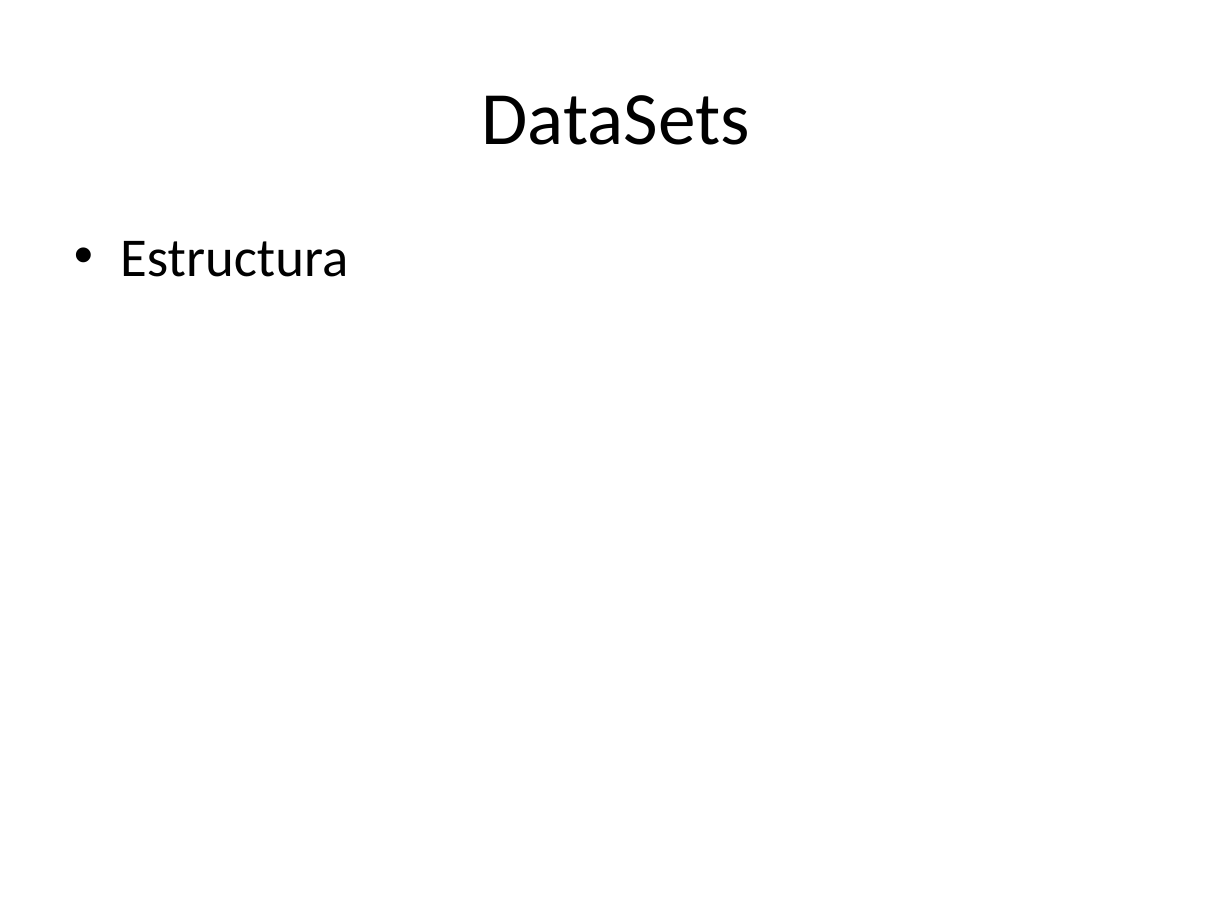
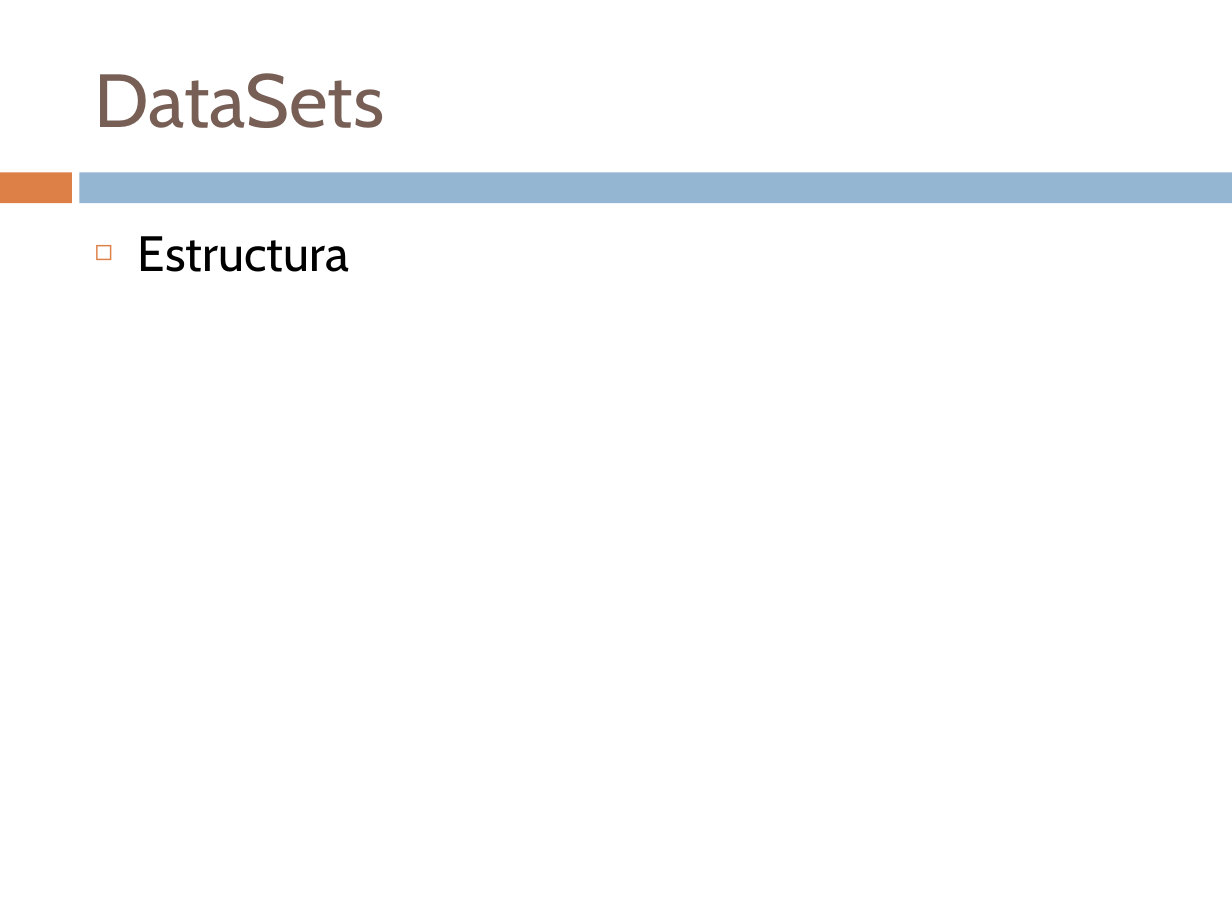
Before and after one commit to Bardo91/PFC, a slide deck: slide 12 of presentation.pptx. Drawn at 1232x924 pixels with LibreOffice and Linux fonts; fonts in the diff are those of the drawing. Boxes give left, top, right and bottom in pixels: in the first picture for what was removed or moved away, otherwise in the second. Text is boxed around its words. In the diff, an @@ line names an element or a change of style, - is before the commit and + after.

```diff
--- a/presentation.pptx
+++ b/presentation.pptx
@@ title "DataSets" moved from (x1=482, y1=95, x2=750, y2=145) to (x1=95, y1=73, x2=385, y2=128) @@
@@ title "DataSets" at (x1=95, y1=73, x2=385, y2=128): font Calibri to Cabin, text colour #000000 to #775F55; alignment centre to left @@
@@ rectangle added at (x1=0, y1=172, x2=71, y2=203), fill #DD8047 @@
@@ rectangle added at (x1=80, y1=172, x2=1232, y2=203), fill #94B6D2 @@
@@ text "Estructura" moved from (x1=120, y1=241, x2=348, y2=277) to (x1=138, y1=236, x2=349, y2=272) @@
@@ text "Estructura" at (x1=138, y1=236, x2=349, y2=272): size 32 to 29 pt, font Calibri to Cabin; bullet • to ◻ @@
```
Also in this commit, not shown: 10 other slides changed, 4 slides added, 4 slides removed.
